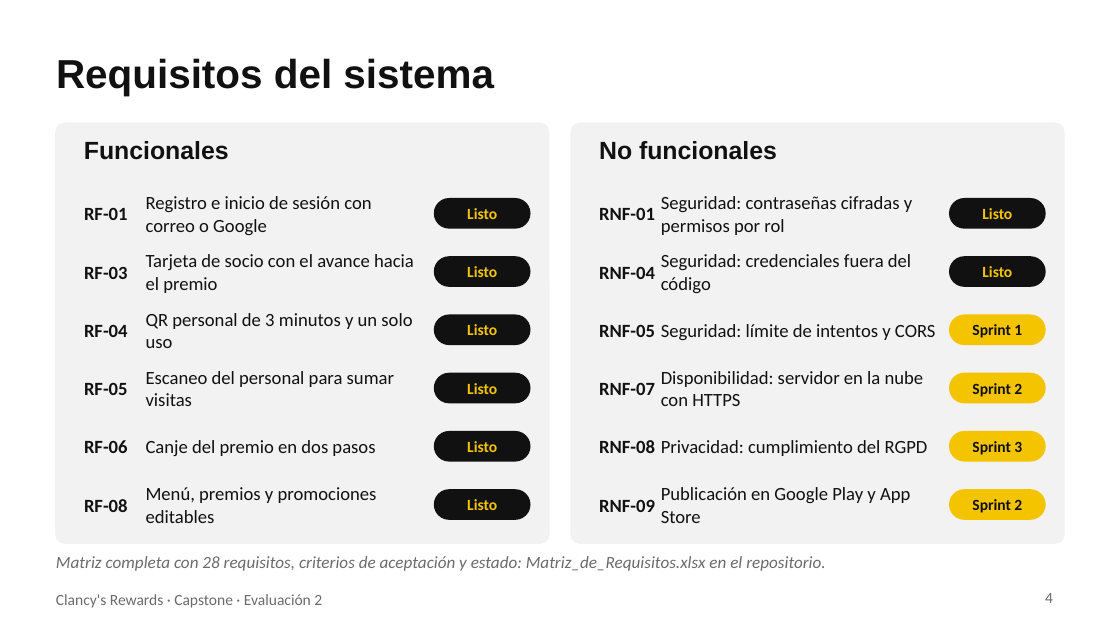
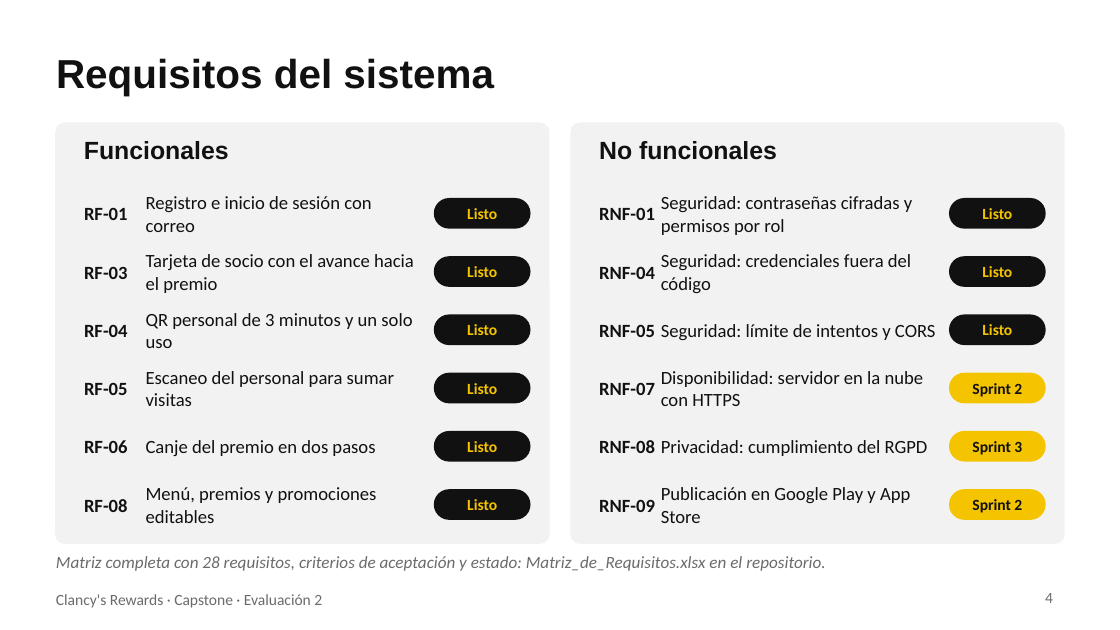
Before and after one commit to 44ndy/clancys-rewards, a slide deck: slide 4 of Fase 2/Evidencias Proyecto/Presentación Proyecto.pptx. Drawn at 1120x630 pixels with LibreOffice and Linux fonts; fonts in the diff are those of the drawing. Boxes give left, top, right and bottom in pixels: in the first picture for what was removed or moved away, otherwise in the second. Text is boxed around its words. In the diff, an @@ line names an element or a change of style, - is before the commit and + after.

Commit message:
Actualizar el avance del Sprint 1: CORS, límite de intentos y primeras pruebas
- Matriz de requisitos: RNF-05 implementado y RNF-11 parcial, con su evidencia.
- Informe de avance: fecha de corte 29 de octubre, estado del Sprint 1 y de las pruebas.
- Presentación: RNF-05 listo y línea de avance del Sprint 1.
- Arquitectura y README: seguridad aplicada y cómo correr las pruebas.

```diff
--- a/Fase 2/Evidencias Proyecto/Presentación Proyecto.pptx
+++ b/Fase 2/Evidencias Proyecto/Presentación Proyecto.pptx
@@ text at (x1=146, y1=196, x2=371, y2=232): text changed @@
-Registro e inicio de sesión con correo o Google
+Registro e inicio de sesión con correo
@@ rounded rectangle at (x1=950, y1=315, x2=1045, y2=344): fill #F5C400 to #111111; outline #F5C400 1 pt to #111111 1 pt @@
@@ text at (x1=982, y1=324, x2=1012, y2=335): text changed; text colour #111111 to #F5C400 @@
-Sprint 1
+Listo
```
Also in this commit, not shown: 1 other slide changed, 5 other files.
